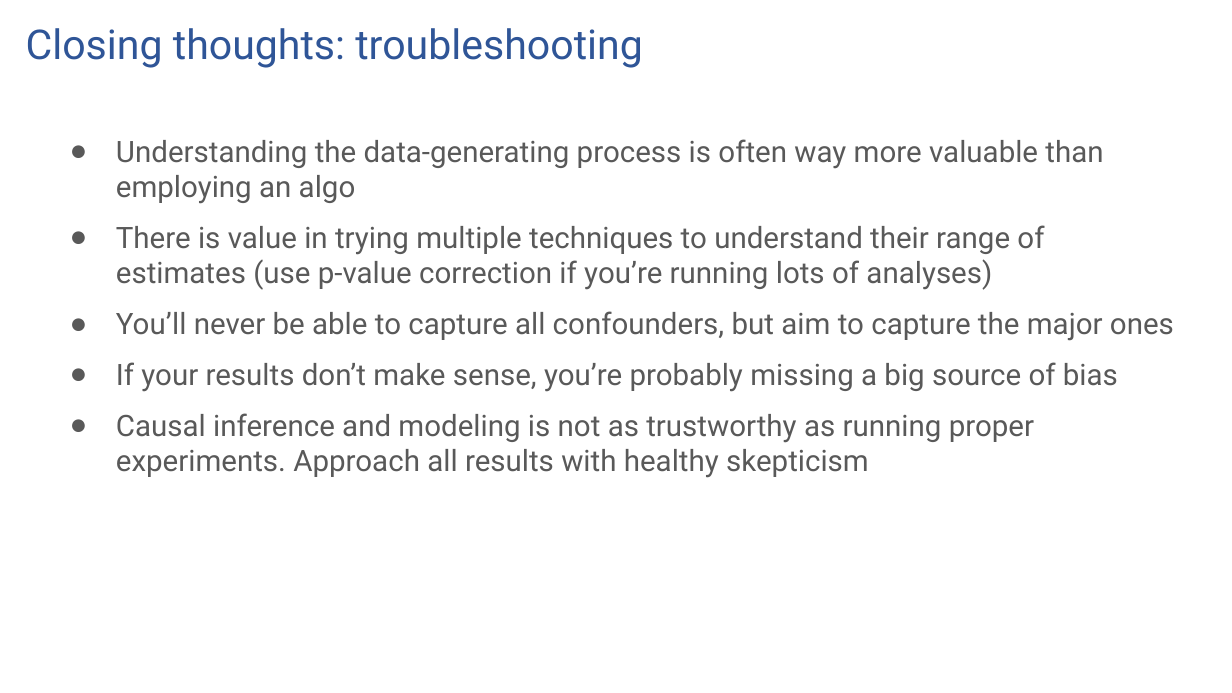
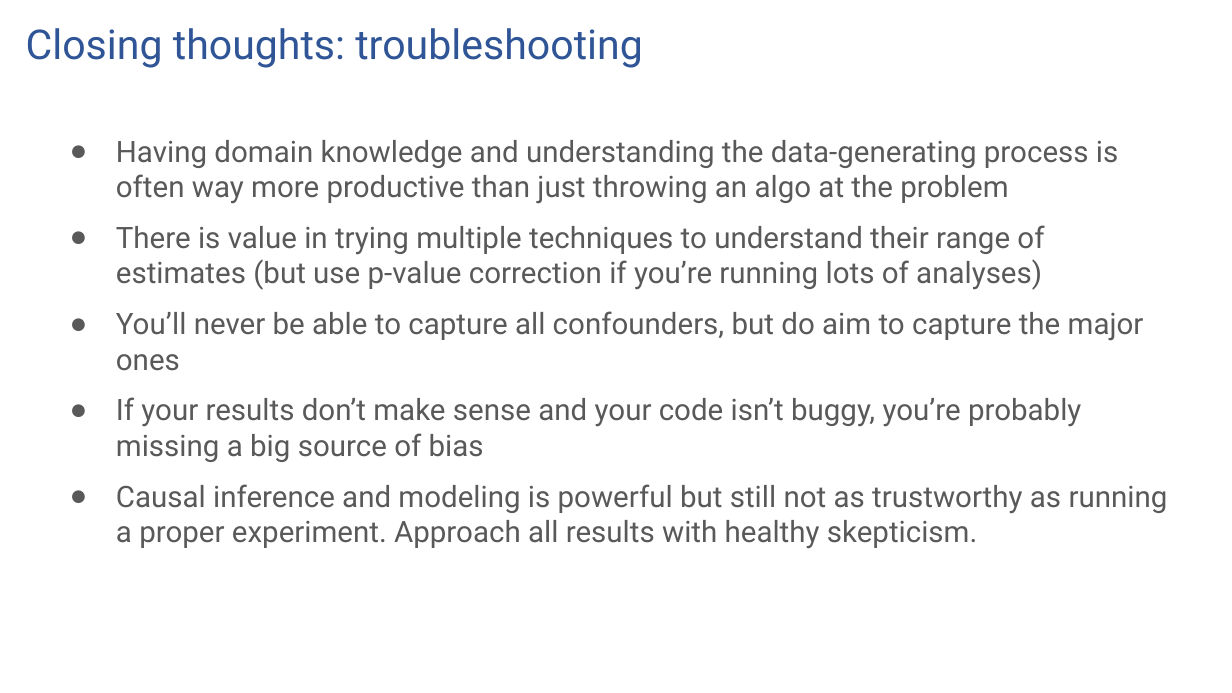
Before and after one commit to ronikobrosly/scipy_2022_causal_inference_tutorial, a slide deck: slide 83 of slides/tutorial_slides.pptx (slide 101 before the commit). Drawn at 1232x693 pixels with LibreOffice and Linux fonts; fonts in the diff are those of the drawing. Boxes give left, top, right and bottom in pixels: in the first picture for what was removed or moved away, otherwise in the second. Text is boxed around its words. In the diff, an @@ line names an element or a change of style, - is before the commit and + after.

```diff
--- a/slides/tutorial_slides.pptx
+++ b/slides/tutorial_slides.pptx
@@ text at (116, 140, 1168, 549): text changed @@
-● Understanding the data-generating process is often way more valuable than employing an algo
-● There is value in trying multiple techniques to understand their range of estimates (use p-value correction if you’re running lots of analyses)
-● You’ll never be able to capture all confounders, but aim to capture the major ones
-● If your results don’t make sense, you’re probably missing a big source of bias
-● Causal inference and modeling is not as trustworthy as running proper experiments. Approach all results with healthy skepticism
+● Having domain knowledge and understanding the data-generating process is often way more productive than just throwing an algo at the problem
+● There is value in trying multiple techniques to understand their range of estimates (but use p-value correction if you’re running lots of analyses)
+● You’ll never be able to capture all confounders, but do aim to capture the major ones
+● If your results don’t make sense and your code isn’t buggy, you’re probably missing a big source of bias
+● Causal inference and modeling is powerful but still not as trustworthy as running a proper experiment. Approach all results with healthy skepticism.
```
Also in this commit, not shown: 15 other slides changed, 6 slides added, 24 slides removed, 1 other file.
